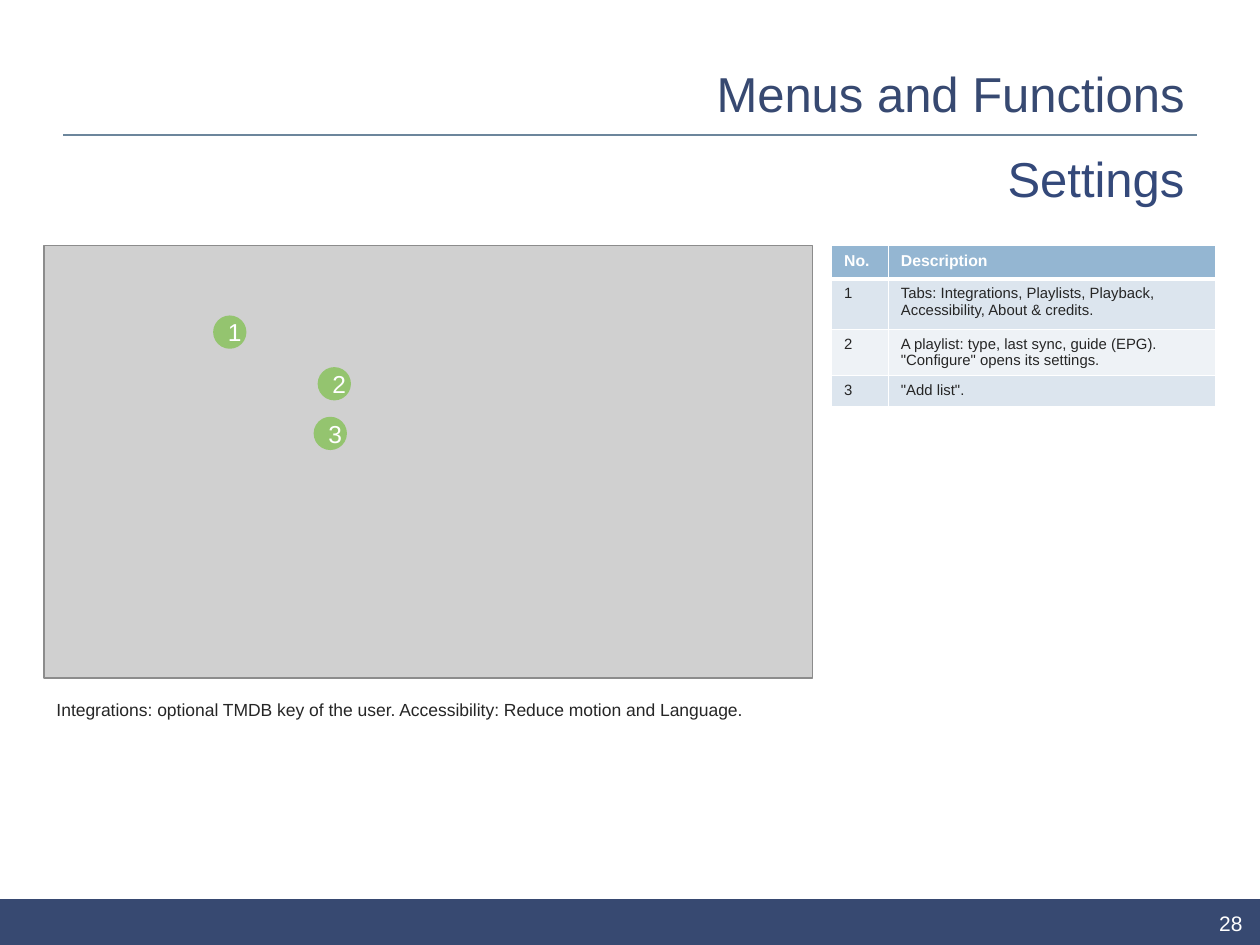
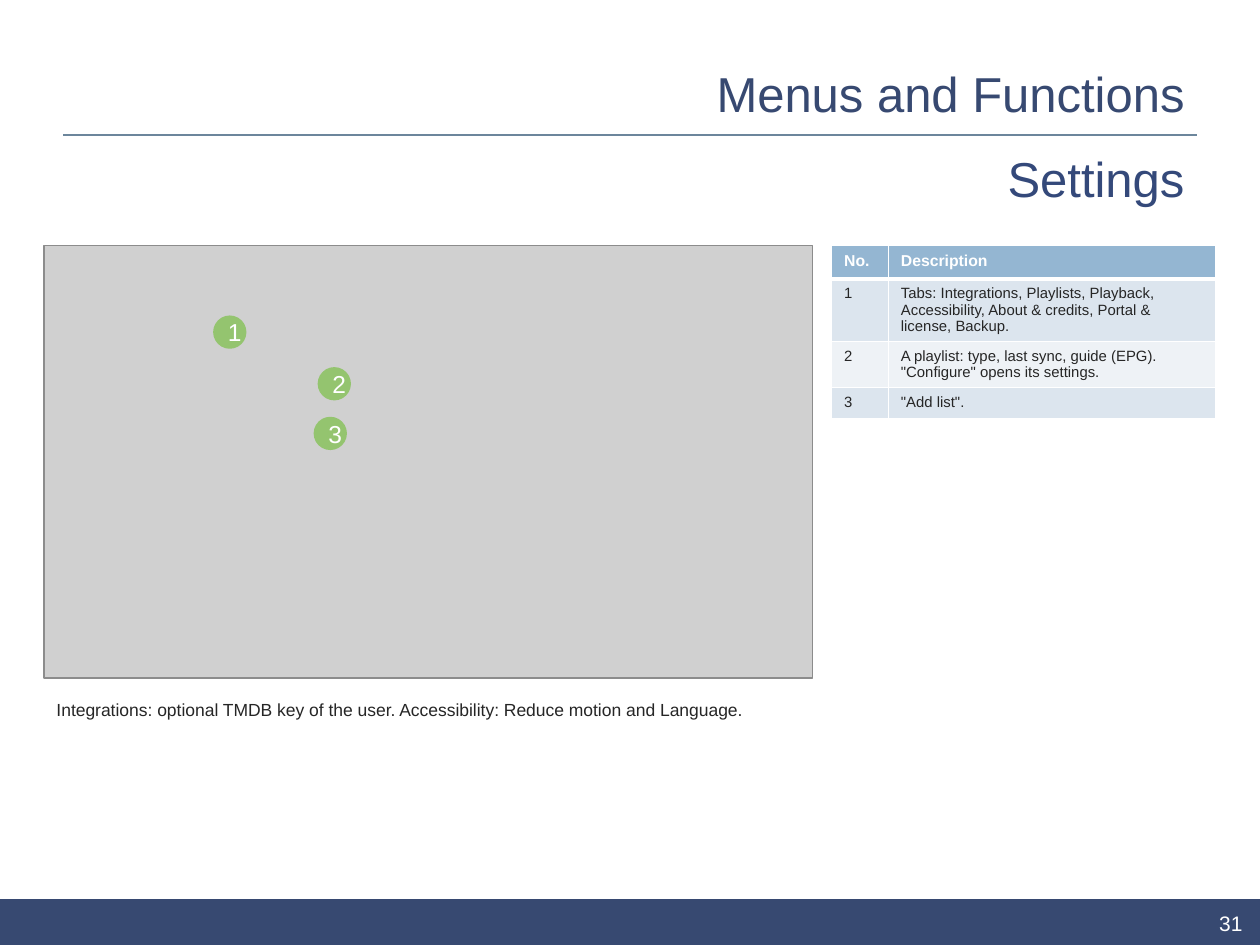
Before and after one commit to johnosd/ccplaytv, a slide deck: slide 31 of release/samsung/kit/ui-description/CCPlayTV_UI_Description_0.2.1.pptx (slide 28 before the commit). Drawn at 1260x945 pixels with LibreOffice and Linux fonts; fonts in the diff are those of the drawing; grey boxes stand for pictures; background and template pictures are left out. Boxes give left, top, right and bottom in pixels: in the first picture for what was removed or moved away, otherwise in the second. Text is boxed around its words. In the diff, an @@ line names an element or a change of style, - is before the commit and + after.

```diff
--- a/release/samsung/kit/ui-description/CCPlayTV_UI_Description_0.2.1.pptx
+++ b/release/samsung/kit/ui-description/CCPlayTV_UI_Description_0.2.1.pptx
@@ table at (x1=832, y1=246, x2=1216, y2=530) @@
-row 2, column 2: Tabs: Integrations, Playlists, Playback, Accessibility, About & credits.
+row 2, column 2: Tabs: Integrations, Playlists, Playback, Accessibility, About & credits, Portal & license, Backup.
@@ page number at (x1=1219, y1=916, x2=1242, y2=931): text changed @@
-28
+31
```
Also in this commit, not shown: 7 other slides changed, 6 slides added, 30 other files.
